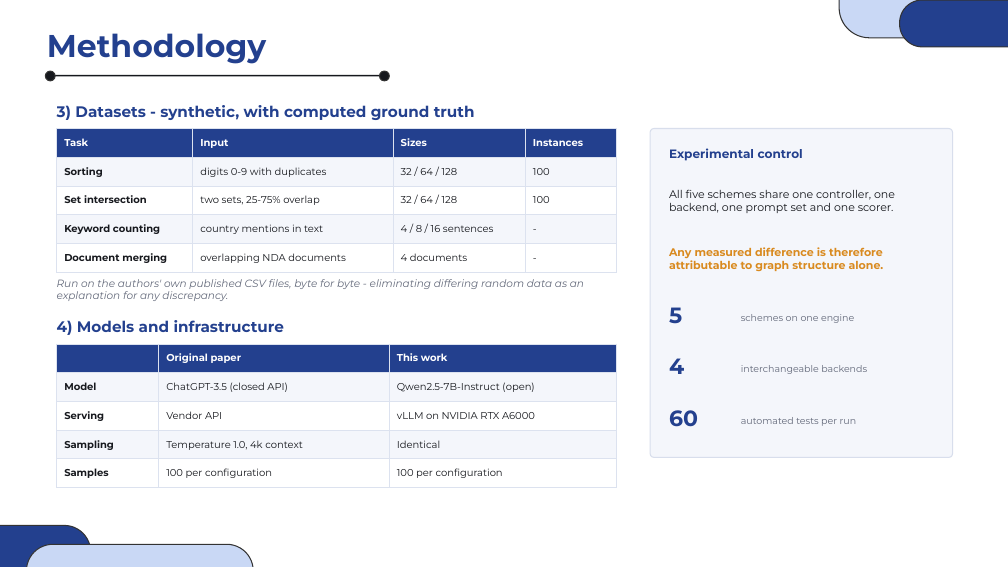
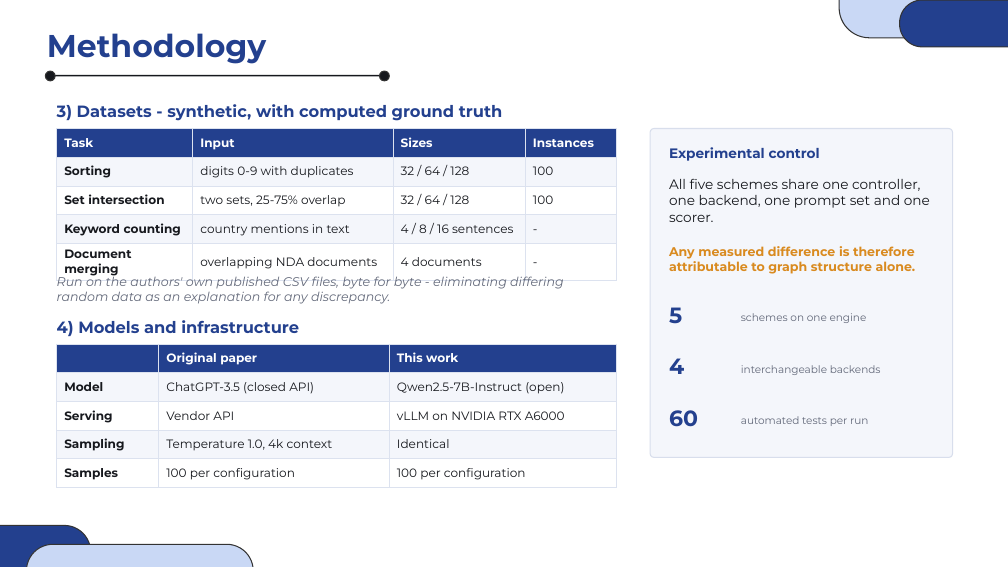
Before and after one commit to TREX4096/Graph_of_Thought, a slide deck: slide 9 of docs/Graph_of_Thoughts_BTP_v4.pptx. Drawn at 1008x567 pixels with LibreOffice and Linux fonts; fonts in the diff are those of the drawing. Boxes give left, top, right and bottom in pixels: in the first picture for what was removed or moved away, otherwise in the second. Text is boxed around its words. In the diff, an @@ line names an element or a change of style, - is before the commit and + after.

```diff
--- a/docs/Graph_of_Thoughts_BTP_v4.pptx
+++ b/docs/Graph_of_Thoughts_BTP_v4.pptx
@@ text "3) Datasets - synthetic, with ..." at [57, 104, 503, 121]: size 14.5 to 15.5 pt @@
@@ table at [57, 129, 616, 281] @@
@@ size 9.5 to 11.5 pt @@
@@ text "Experimental control" at [669, 147, 820, 161]: size 11.5 to 13 pt @@
@@ text "All five schemes share one ..." at [669, 179, 930, 222]: size 10.5 to 13 pt @@
@@ text "Any measured difference is therefore ..." at [669, 246, 916, 274]: size 10.5 to 12 pt @@
@@ text "Run on the authors' own ..." at [57, 274, 564, 304]: size 10 to 12 pt @@
@@ text "4) Models and infrastructure" at [57, 320, 299, 336]: size 14.5 to 15.5 pt @@
@@ table at [57, 344, 616, 484] @@
@@ size 9.5 to 11.5 pt @@
@@ size 9 to 10 pt in 3 elements at [741, 313, 867, 323], [741, 365, 881, 375], [741, 416, 868, 426] @@
```
Also in this commit, not shown: 15 other slides changed, 1 other file.
